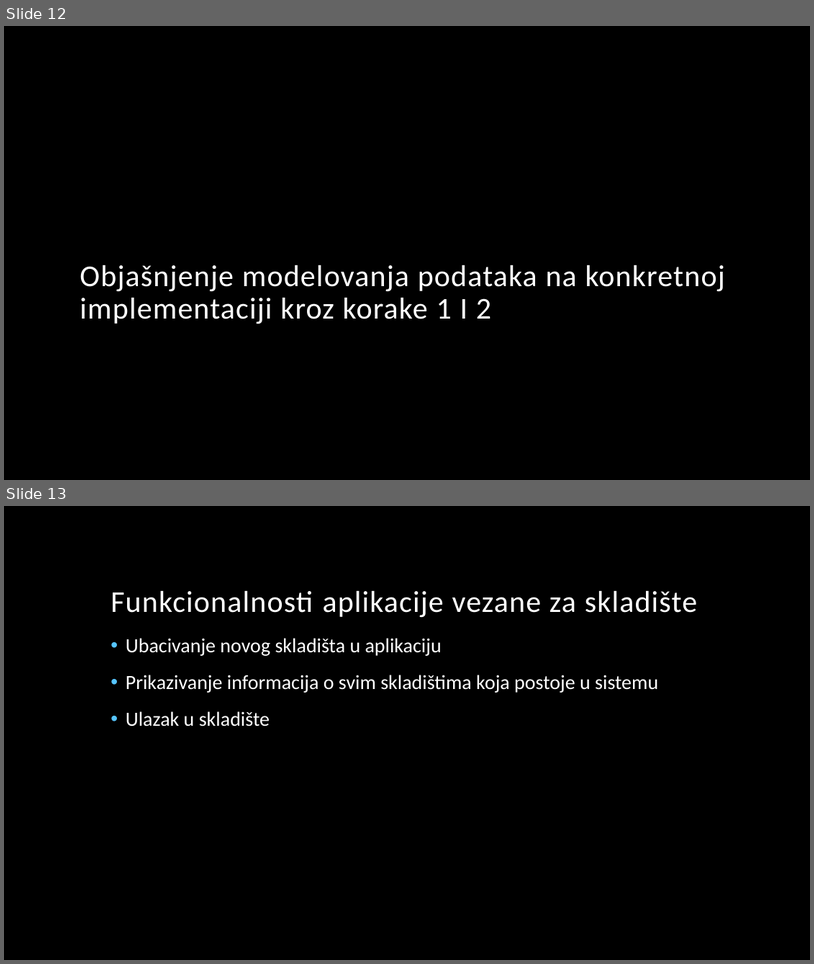
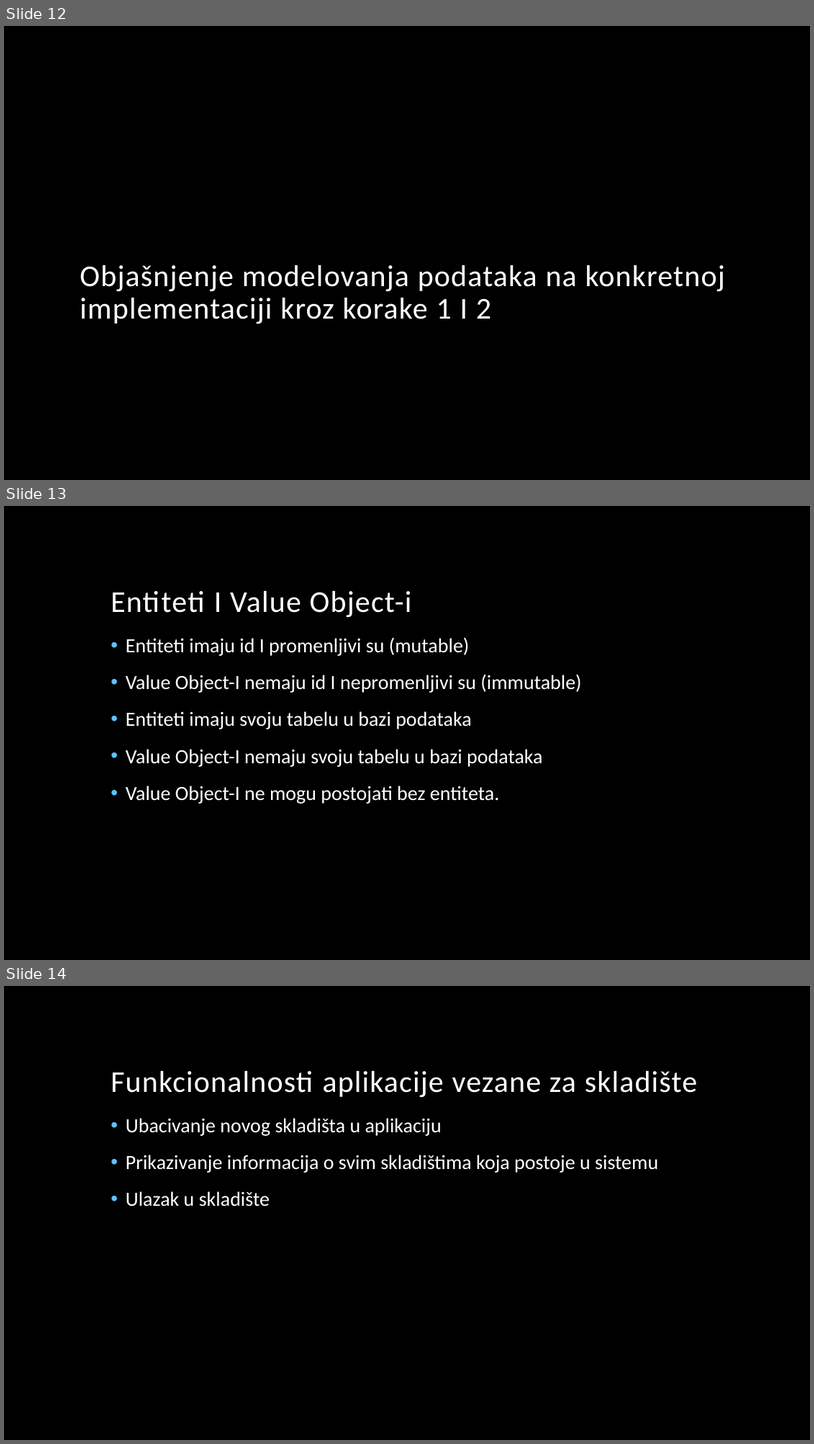
Before and after one commit to ajduk87/DomainDrivenDesignDemo, a slide deck: DomainDrivenDesignInCScharp.pptx. Shown one above the other, each under a label of ours: slides 12 and 13 before the commit, slides 12, 13 and 14 after it. The pictures are 814x964 and 814x1444 pixels, drawn with LibreOffice and Linux fonts; fonts in the diff are those of the drawing; background and template pictures are left out. Boxes give left, top, right and bottom in pixels: in the first picture for what was removed or moved away, otherwise in the second. Text is boxed around its words. In the diff, an @@ line names an element or a change of style, - is before the commit and + after.

Commit message:
dodato u prezentaciju odnos entiteta i value objekata

```diff
--- a/DomainDrivenDesignInCScharp.pptx
+++ b/DomainDrivenDesignInCScharp.pptx
@@ slide 13 added at [4,506,810,960], background picture (left out) @@
@@ title added at [111,591,412,618], 36 pt, text #FFFFFF @@
+Entiteti I Value Object-i
@@ text added at [126,637,581,803], 24 pt, text #FFFFFF @@
+• Entiteti imaju id I promenljivi su (mutable)
+• Value Object-I nemaju id I nepromenljivi su (immutable)
+• Entiteti imaju svoju tabelu u bazi podataka
+• Value Object-I nemaju svoju tabelu u bazi podataka
+• Value Object-I ne mogu postojati bez entiteta.
@@ what was slide 13 is now slide 14 @@
```
